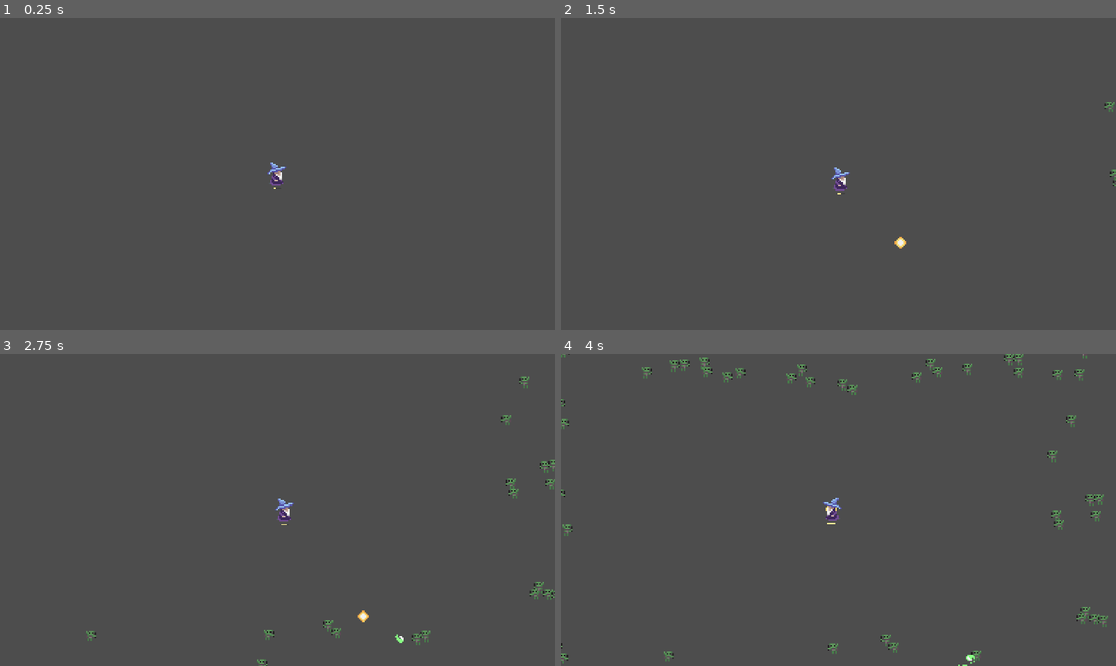
Above: before the commit, frames 1-4 (two rows, left to right).
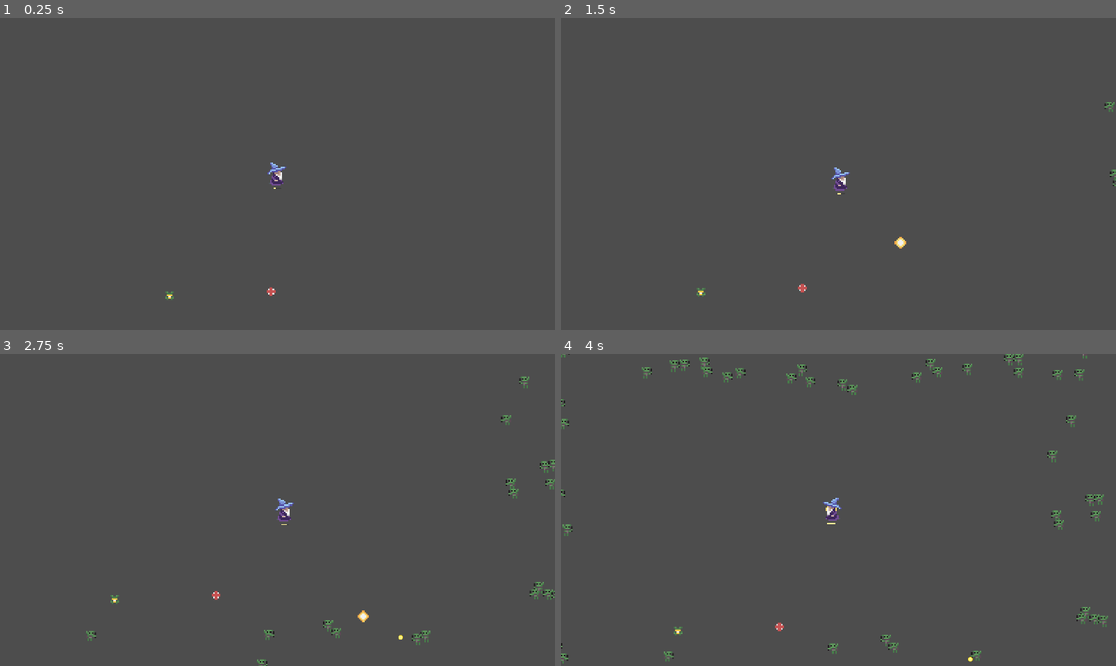
Above: after the commit, the same moments.

Repository: TraySimpson/WizardSurvivors
Game: Godot game, scene res://main.tscn
Two runs of this game, one before a commit and one after it. Both use one fixed random seed, a clock stepped at 60 frames per second and the inputs below.
Inputs:
- Up to frame 1 (0.25 s): no input
- Up to frame 2 (1.5 s): tap Enter at 0.5 s; hold D (move_right) 0.53-1.28 s; hold S (move_down) from 1.28 s (still down)
- Up to frame 3 (2.75 s): release S (move_down) at 2.03 s; hold D (move_right) from 2.03 s (still down)
- Up to frame 4 (4 s): release D (move_right) at 2.78 s; hold W (move_up) 2.78-3.53 s; hold A (move_left) from 3.53 s (still down)

The runs differ from the first frame. In frame 1, less than 0.1% of the frame differs, in the area x 29-50%, y 86-91%; in frame 2, less than 0.1%; in frame 3, less than 0.1%; in frame 4, 0.1%, in the area x 20-75%, y 85-100%.

Commit message:
Adds basic health and nuke item

Diff:
--- /dev/null
+++ b/items/health_item.gd
@@ -0,0 +1,10 @@
+extends Area2D
+
+@export var healing_points: int = 10
+
+func _on_area_entered(area):
+	for child in area.get_children():
+		if child is Health:
+			child.healHealth(healing_points)
+			break
+	queue_free()
--- /dev/null
+++ b/items/health_item.tscn
@@ -0,0 +1,23 @@
+[gd_scene load_steps=4 format=3 uid="uid://djunr530jopyg"]
+
+[ext_resource type="Script" path="res://items/health_item.gd" id="1_7cref"]
+[ext_resource type="Texture2D" uid="uid://b05h26n1ylb08" path="res://graphics/pickups.png" id="1_ntmfi"]
+
+[sub_resource type="CircleShape2D" id="CircleShape2D_b2h2e"]
+radius = 28.0
+
+[node name="HealthItem" type="Area2D"]
+collision_layer = 32
+script = ExtResource("1_7cref")
+healing_points = 25
+
+[node name="Sprite2D" type="Sprite2D" parent="."]
+scale = Vector2(5, 5)
+texture = ExtResource("1_ntmfi")
+region_enabled = true
+region_rect = Rect2(0, 0, 8, 8)
+
+[node name="CollisionShape2D" type="CollisionShape2D" parent="."]
+shape = SubResource("CircleShape2D_b2h2e")
+
+[connection signal="area_entered" from="." to="." method="_on_area_entered"]
--- /dev/null
+++ b/items/nuke_item.gd
@@ -0,0 +1,5 @@
+extends Area2D
+
+
+func _on_area_entered(area):
+	get_tree().call_group("enemies", "die")
--- /dev/null
+++ b/items/nuke_item.tscn
@@ -0,0 +1,22 @@
+[gd_scene load_steps=4 format=3 uid="uid://l8cjvh48840i"]
+
+[ext_resource type="Script" path="res://items/nuke_item.gd" id="1_t5qe5"]
+[ext_resource type="Texture2D" uid="uid://b05h26n1ylb08" path="res://graphics/pickups.png" id="2_kbkgv"]
+
+[sub_resource type="CircleShape2D" id="CircleShape2D_b2h2e"]
+radius = 28.0
+
+[node name="NukeItem" type="Area2D"]
+collision_layer = 32
+script = ExtResource("1_t5qe5")
+
+[node name="Sprite2D" type="Sprite2D" parent="."]
+scale = Vector2(5, 5)
+texture = ExtResource("2_kbkgv")
+region_enabled = true
+region_rect = Rect2(16, 0, 8, 8)
+
+[node name="CollisionShape2D" type="CollisionShape2D" parent="."]
+shape = SubResource("CircleShape2D_b2h2e")
+
+[connection signal="area_entered" from="." to="." method="_on_area_entered"]
--- a/main.tscn
+++ b/main.tscn
@@ -1,8 +1,10 @@
-[gd_scene load_steps=5 format=3 uid="uid://ch25l711gsqe"]
+[gd_scene load_steps=7 format=3 uid="uid://ch25l711gsqe"]
 
 [ext_resource type="PackedScene" uid="uid://cehhat6c7ev31" path="res://player.tscn" id="1_8p14u"]
 [ext_resource type="Script" path="res://scripts/main.gd" id="1_ydouk"]
 [ext_resource type="PackedScene" uid="uid://ctqpp6m6vy21d" path="res://upgrade_system.tscn" id="3_gkkt6"]
+[ext_resource type="PackedScene" uid="uid://djunr530jopyg" path="res://items/health_item.tscn" id="4_cdmq6"]
+[ext_resource type="PackedScene" uid="uid://l8cjvh48840i" path="res://items/nuke_item.tscn" id="5_jjjak"]
 
 [sub_resource type="Curve2D" id="Curve2D_2yufk"]
 _data = {
@@ -35,4 +37,10 @@
 [node name="UpgradeSystem" parent="." node_paths=PackedStringArray("player") instance=ExtResource("3_gkkt6")]
 player = NodePath("../Player")
 
+[node name="HealthItem" parent="." instance=ExtResource("4_cdmq6")]
+position = Vector2(938, 947)
+
+[node name="NukeItem" parent="." instance=ExtResource("5_jjjak")]
+position = Vector2(587, 962)
+
 [connection signal="timeout" from="GoblinSpawnCooldown" to="." method="_on_goblin_spawn_cooldown_timeout"]
--- a/project.godot
+++ b/project.godot
@@ -59,6 +59,7 @@
 2d_physics/layer_3="enemy"
 2d_physics/layer_4="enemy attacks"
 2d_physics/layer_5="xp"
+2d_physics/layer_6="items"
 
 [rendering]
 
--- a/scripts/goblin.gd
+++ b/scripts/goblin.gd
@@ -26,6 +26,9 @@
 		elif (move_direction.x < 0):
 			animated_sprite.flip_h = true
 
+func die():
+	spawnXp()
+	queue_free()
 
 func _on_health_died():
 	call_deferred("spawnXp")
--- a/scripts/main.gd
+++ b/scripts/main.gd
@@ -15,6 +15,7 @@
 func spawnGoblin():
 	spawn_pos.progress_ratio = randf()
 	var goblin = goblin_prefab.instantiate()
+	goblin.add_to_group("enemies")
 	goblin.setFollowTarget($Player)
 	add_child(goblin)
 	goblin.position = spawn_pos.global_position
--- a/scripts/xp_system.gd
+++ b/scripts/xp_system.gd
@@ -6,7 +6,7 @@
 var current_xp: int = 0
 var current_level: int = 1
 var xp_for_next_level: int = FIRST_LEVEL_XP_AMOUNT
-var multiplier_for_xp_level: float = 1.3
+var multiplier_for_xp_level: float = 1.5
 
 func addXp(xp: int):
 	current_xp += xp
@@ -15,7 +15,6 @@
 		current_xp = current_xp - xp_for_next_level
 		xp_for_next_level = int(xp_for_next_level * multiplier_for_xp_level)
 		leveled_up.emit(current_level)
-		print("Leveled up to level " + str(current_level))
 
 func restartXp():
 	setLevel(1)
--- a/xp.tscn
+++ b/xp.tscn
@@ -1,43 +1,7 @@
-[gd_scene load_steps=9 format=3 uid="uid://b11frb6iauv3k"]
+[gd_scene load_steps=4 format=3 uid="uid://b11frb6iauv3k"]
 
 [ext_resource type="Script" path="res://scripts/xp.gd" id="1_vnhmv"]
-[ext_resource type="Texture2D" uid="uid://c4kuykgvs8hf0" path="res://graphics/xp.png" id="1_x48yj"]
-
-[sub_resource type="AtlasTexture" id="AtlasTexture_bcjrr"]
-atlas = ExtResource("1_x48yj")
-region = Rect2(0, 0, 8, 8)
-
-[sub_resource type="AtlasTexture" id="AtlasTexture_eorhs"]
-atlas = ExtResource("1_x48yj")
-region = Rect2(8, 0, 8, 8)
-
-[sub_resource type="AtlasTexture" id="AtlasTexture_8u3ni"]
-atlas = ExtResource("1_x48yj")
-region = Rect2(16, 0, 8, 8)
-
-[sub_resource type="AtlasTexture" id="AtlasTexture_x7wlc"]
-atlas = ExtResource("1_x48yj")
-region = Rect2(24, 0, 8, 8)
-
-[sub_resource type="SpriteFrames" id="SpriteFrames_1d1f6"]
-animations = [{
-"frames": [{
-"duration": 1.0,
-"texture": SubResource("AtlasTexture_bcjrr")
-}, {
-"duration": 1.0,
-"texture": SubResource("AtlasTexture_eorhs")
-}, {
-"duration": 1.0,
-"texture": SubResource("AtlasTexture_8u3ni")
-}, {
-"duration": 1.0,
-"texture": SubResource("AtlasTexture_x7wlc")
-}],
-"loop": true,
-"name": &"default",
-"speed": 5.0
-}]
+[ext_resource type="Texture2D" uid="uid://cjlsnljcekc6r" path="res://graphics/xp2.png" id="2_pv4px"]
 
 [sub_resource type="CircleShape2D" id="CircleShape2D_77p2r"]
 radius = 29.0172
@@ -46,14 +10,13 @@
 collision_layer = 16
 script = ExtResource("1_vnhmv")
 
-[node name="AnimatedSprite2D" type="AnimatedSprite2D" parent="."]
-scale = Vector2(5, 5)
-sprite_frames = SubResource("SpriteFrames_1d1f6")
-autoplay = "default"
-frame = 3
-frame_progress = 0.547243
-
 [node name="CollisionShape2D" type="CollisionShape2D" parent="."]
 shape = SubResource("CircleShape2D_77p2r")
 
+[node name="Sprite2D" type="Sprite2D" parent="."]
+scale = Vector2(2, 2)
+texture = ExtResource("2_pv4px")
+region_enabled = true
+region_rect = Rect2(0, 0, 8, 8)
+
 [connection signal="area_entered" from="." to="." method="_on_area_entered"]
Binary file added: graphics/pickups.png
Not shown, added: graphics/pickups.png.import
Binary file added: graphics/xp2.png
Not shown, added: graphics/xp2.png.import
Not shown, changed: README.md
